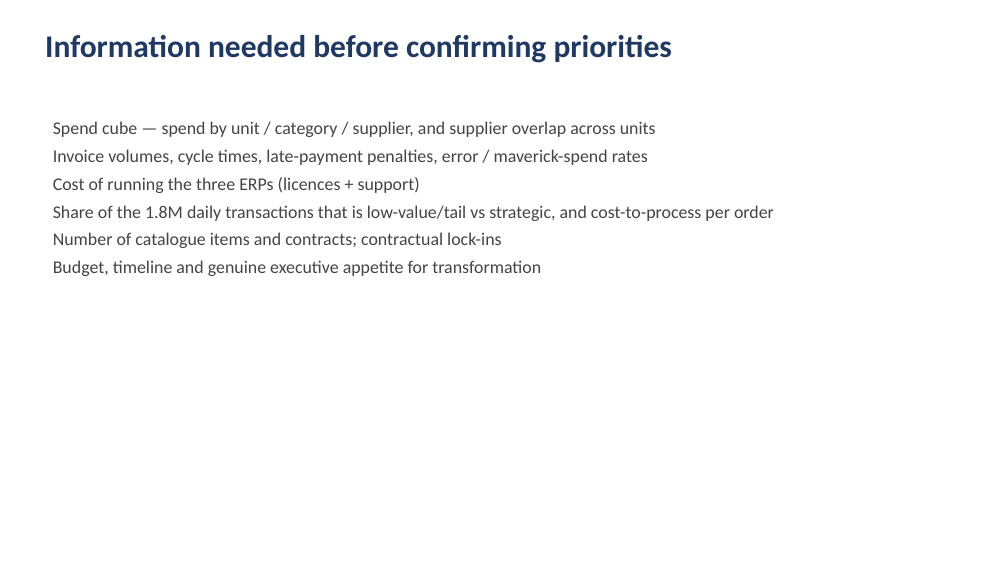
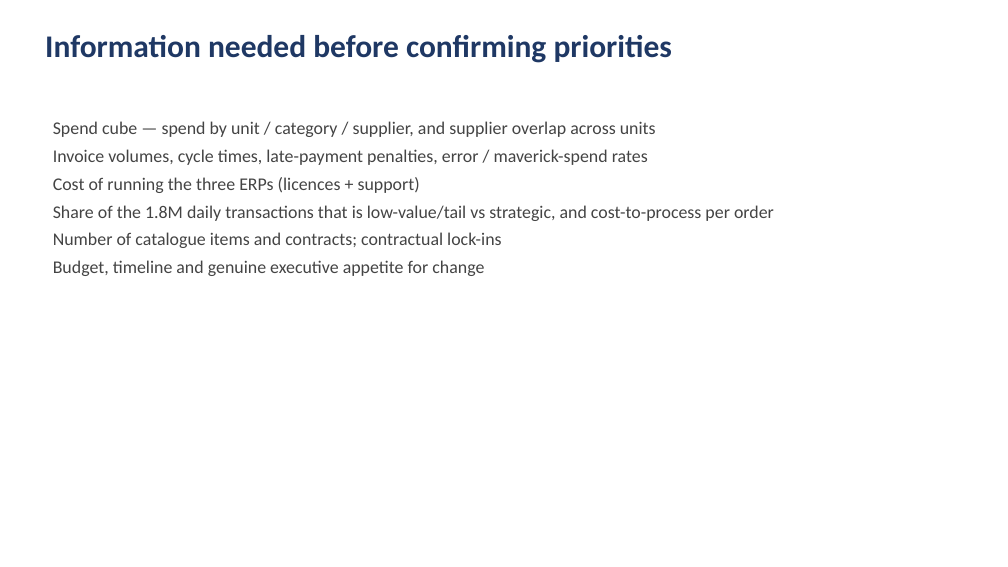
Before and after one commit to DAVIDEJI20/-irri-website, a slide deck: slide 13 of NextTech_Procurement_Analysis.pptx. Drawn at 1008x567 pixels with LibreOffice and Linux fonts; fonts in the diff are those of the drawing. Boxes give left, top, right and bottom in pixels: in the first picture for what was removed or moved away, otherwise in the second. Text is boxed around its words. In the diff, an @@ line names an element or a change of style, - is before the commit and + after.

```diff
--- a/NextTech_Procurement_Analysis.pptx
+++ b/NextTech_Procurement_Analysis.pptx
@@ text at (x1=53, y1=260, x2=484, y2=276): text changed @@
-Budget, timeline and genuine executive appetite for transformation
+Budget, timeline and genuine executive appetite for change
```
Also in this commit, not shown: 2 other slides changed, 2 slides added, 1 slide removed, 1 other file.
